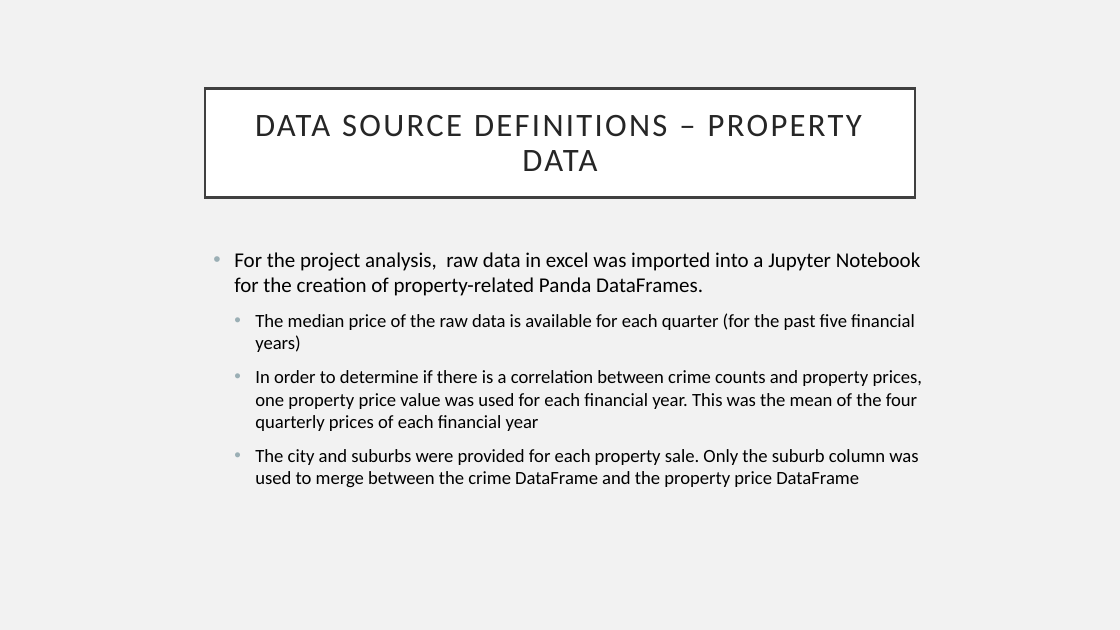
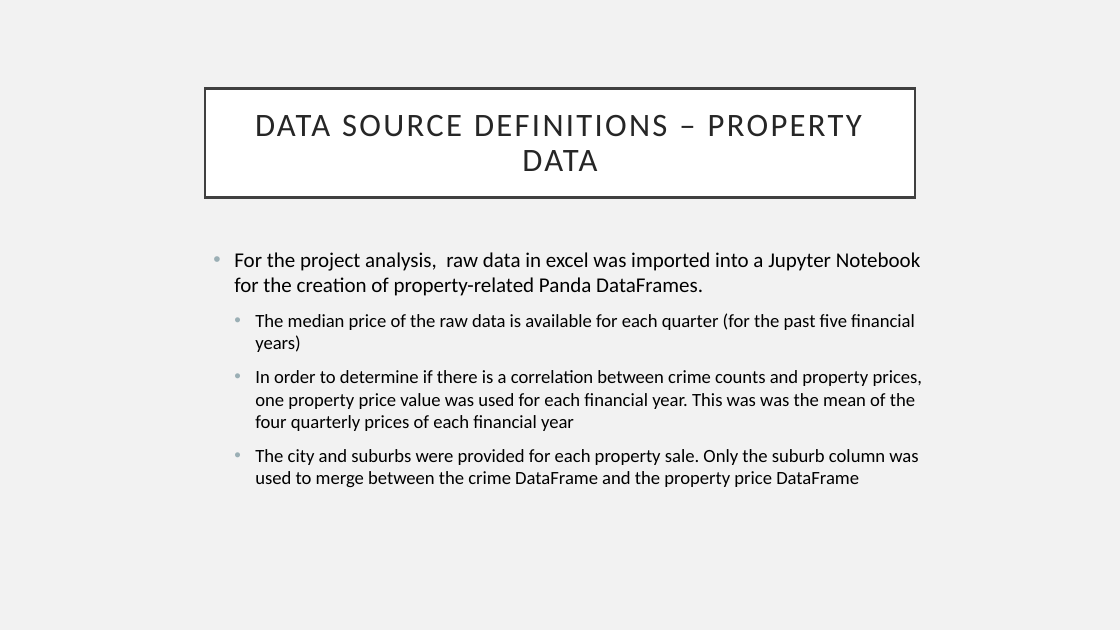
Before and after one commit to Sprettle/Chevrolet-Chilis, a slide deck: slide 6 of Project 1 Presentation.pptx (slide 5 before the commit). Drawn at 1120x630 pixels with LibreOffice and Linux fonts; fonts in the diff are those of the drawing. Boxes give left, top, right and bottom in pixels: in the first picture for what was removed or moved away, otherwise in the second. Text is boxed around its words. In the diff, an @@ line names an element or a change of style, - is before the commit and + after.

```diff
--- a/Project 1 Presentation.pptx
+++ b/Project 1 Presentation.pptx
@@ text at (255, 370, 923, 431): text changed @@
-  • In order to determine if there is a correlation between crime counts and property prices, one property price value was used for each financial year. This was the mean of the four quarterly prices of each financial year
+  • In order to determine if there is a correlation between crime counts and property prices, one property price value was used for each financial year. This was was the mean of the four quarterly prices of each financial year
```
Also in this commit, not shown: 10 other slides changed, 4 slides added, 2 slides removed.
